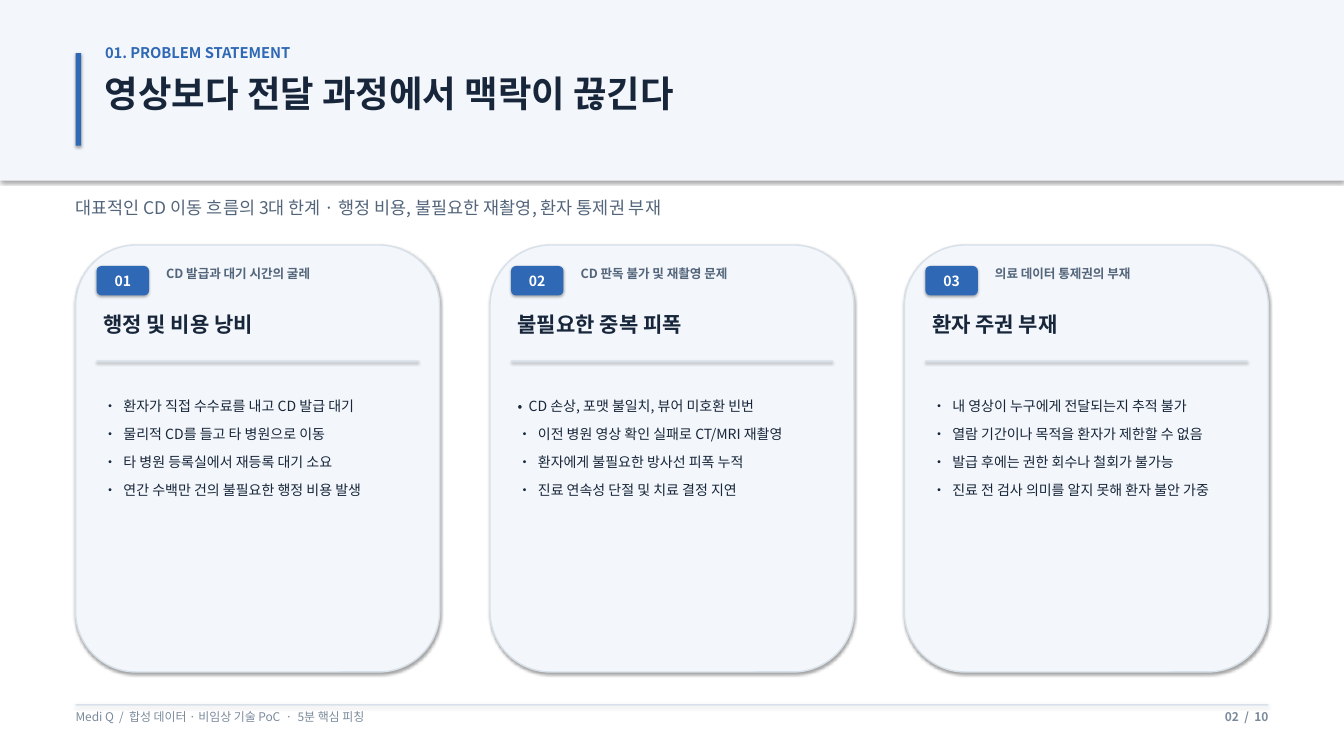
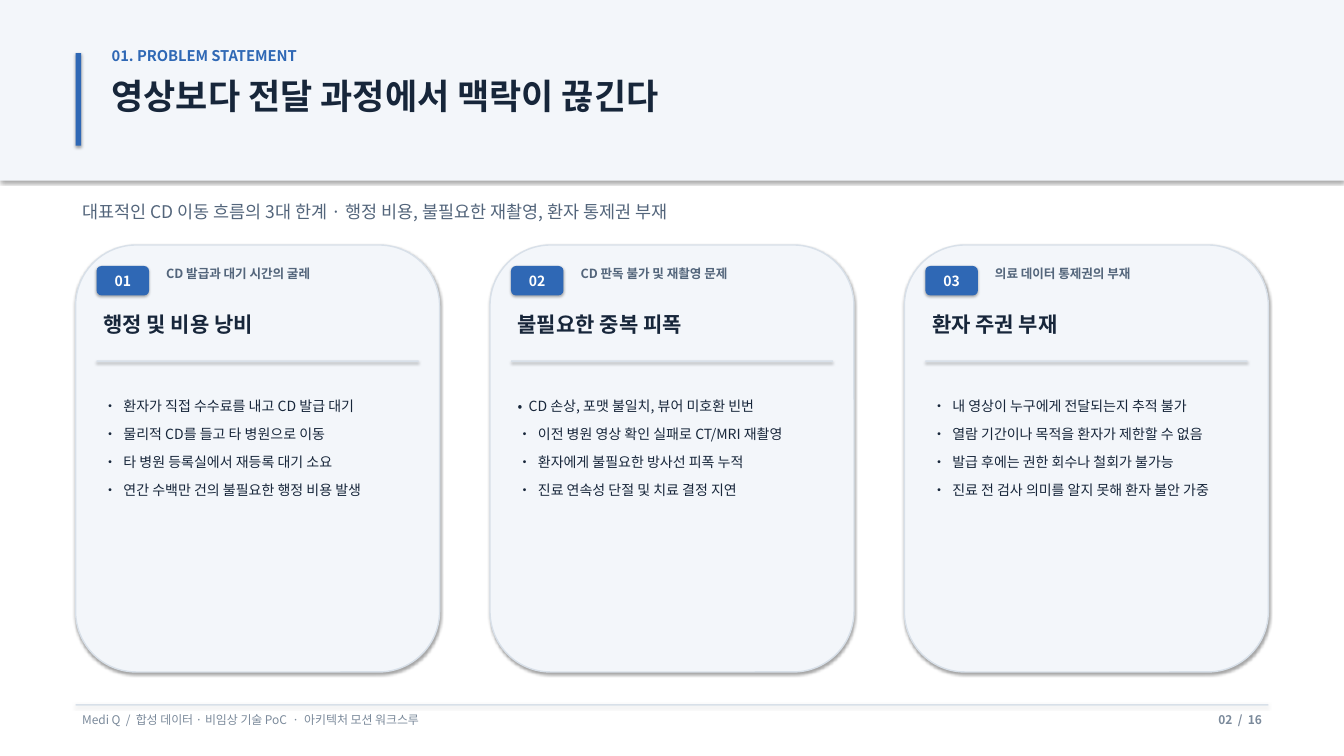
Before and after one commit to fpdhs/mediQ, a slide deck: slide 2 of docs/presentation/Highpass_MediQ_Pitch_5min.pptx. Drawn at 1344x756 pixels with LibreOffice and Linux fonts; fonts in the diff are those of the drawing. Boxes give left, top, right and bottom in pixels: in the first picture for what was removed or moved away, otherwise in the second. Text is boxed around its words. In the diff, an @@ line names an element or a change of style, - is before the commit and + after.

```diff
--- a/docs/presentation/Highpass_MediQ_Pitch_5min.pptx
+++ b/docs/presentation/Highpass_MediQ_Pitch_5min.pptx
@@ text "01. PROBLEM STATEMENT": place and size @@
-text "01. PROBLEM STATEMENT" at [105,47,291,58]
+text "01. PROBLEM STATEMENT" at [112,50,297,61]
@@ text "영상보다 전달 과정에서 맥락이 끊긴다" at [112,79,659,112]: size 39 to 37.5 pt @@
@@ text "대표적인 CD 이동 흐름의 3대 ...": place and size @@
-text "대표적인 CD 이동 흐름의 3대 ..." at [76,199,661,217]
+text "대표적인 CD 이동 흐름의 3대 ..." at [82,203,668,221]
@@ text at [82,714,419,726]: text changed @@
-Medi Q / 합성 데이터 · 비임상 기술 PoC · 5분 핵심 피칭
+Medi Q / 합성 데이터 · 비임상 기술 PoC · 아키텍처 모션 워크스루
@@ text at [1218,715,1262,724]: text changed @@
-02 / 10
+02 / 16
```
Also in this commit, not shown: 7 other slides changed, 8 slides added, 2 slides removed, 2 other files.
